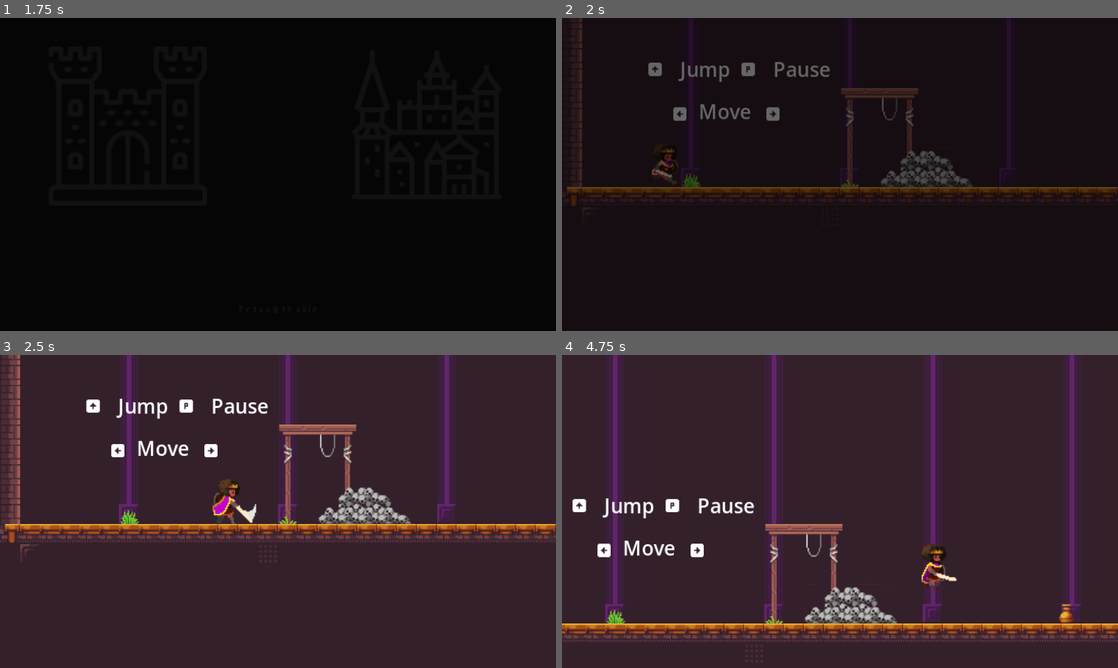
Above: before the commit, frames 1-4 (two rows, left to right).
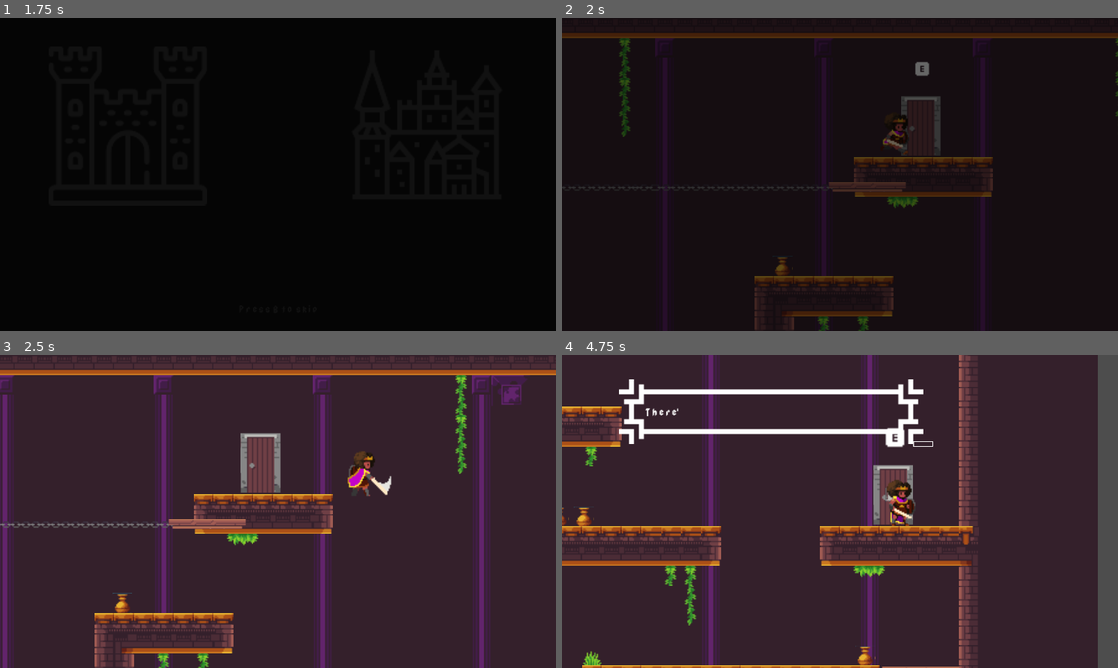
Above: after the commit, the same moments.

Repository: cncarey/MVMMay24
Game: Godot game, scene res://Menus/MainMenu.tscn
Two runs of this game, one before a commit and one after it. Both use one fixed random seed, a clock stepped at 60 frames per second and the inputs below. The engine's default icon, where the game draws it, is replaced by a stand-in: a white triangle on a blue panel in a dark square.
Inputs (mouse positions are in pixels of both pictures, inside the frame that each line leads up to):
- Up to frame 1 (1.75 s): click "Start" at 0.5 s; tap B (Cancel) at 1.25 s; move the mouse to (400, 158) at 1.27 s; hold D (Right) from 1.28 s (still down); tap E (Interact) at 1.35 s; tap Up (Jump) at 1.52 s
- Up to frame 2 (2 s): keep holding D (Right)
- Up to frame 3 (2.5 s): keep holding D (Right); move the mouse to (166, 527) at 2.02 s; tap Space (Accept) at 2.1 s; tap Up (Jump) at 2.27 s; tap E (Interact) at 2.3 s
- Up to frame 4 (4.75 s): move the mouse to (895, 442) at 2.77 s; release D (Right) at 2.78 s; hold A (Left) 2.78-3.53 s; tap E (Interact) at 2.85, 3.6, 4.55 s; move the mouse to (812, 574) at 3.52 s; hold D (Right) from 3.53 s (still down); tap Up (Jump) at 3.77, 4.52 s; move the mouse to (1006, 558) at 4.27 s; hold Space (Accept) from 4.28 s (still down)

Frame 1 is identical in both runs. In frame 2, 12% of the frame differs, in the area x 0-100%, y 0-100%; in frame 3, 23%; in frame 4, 29%.

Commit message:
#21 door pass through sounds and fixed player collisions
#21 door pass through sounds and fixed player collisions

Diff:
--- /dev/null
+++ b/Assets/sounds/GlobalSound.gd
@@ -0,0 +1,15 @@
+extends Node2D
+@onready var sfx_player = $sfxPlayer
+
+
+# Called when the node enters the scene tree for the first time.
+func _ready():
+	pass # Replace with function body.
+
+
+func playTempSound(sfx: VariablePitchAudioStreamPlayer):
+	var ap : VariablePitchAudioStreamPlayer = sfx.duplicate()
+	get_tree().root.add_child(ap)
+	ap.play()
+	await  ap.finished
+	ap.queue_free()
--- /dev/null
+++ b/Assets/sounds/GlobalSound.tscn
@@ -0,0 +1,8 @@
+[gd_scene load_steps=2 format=3 uid="uid://gblqwp4cn1l6"]
+
+[ext_resource type="Script" path="res://Assets/sounds/GlobalSound.gd" id="1_v2t5r"]
+
+[node name="GlobalSound" type="Node2D"]
+script = ExtResource("1_v2t5r")
+
+[node name="sfxPlayer" type="AudioStreamPlayer2D" parent="."]
--- a/Characters/MainCharacter.tscn
+++ b/Characters/MainCharacter.tscn
@@ -642,11 +642,10 @@
 [sub_resource type="RectangleShape2D" id="RectangleShape2D_q5jws"]
 size = Vector2(34, 29)
 
-[sub_resource type="RectangleShape2D" id="RectangleShape2D_jebro"]
+[sub_resource type="CapsuleShape2D" id="CapsuleShape2D_pj2ko"]
 
 [node name="MainPlayer" type="CharacterBody2D"]
-collision_layer = 3
-collision_mask = 3
+collision_layer = 2
 script = ExtResource("1_vig4w")
 
 [node name="CollisionShape2D" type="CollisionShape2D" parent="."]
@@ -683,13 +682,13 @@
 shape = SubResource("RectangleShape2D_q5jws")
 disabled = true
 
+[node name="HurtboxComponent" type="Area2D" parent="."]
+collision_layer = 3
+script = ExtResource("3_s2kgx")
+
+[node name="CollisionShape2D" type="CollisionShape2D" parent="HurtboxComponent"]
+shape = SubResource("CapsuleShape2D_pj2ko")
+
 [node name="VariablePitchAudioStreamPlayer" type="AudioStreamPlayer" parent="."]
 stream = ExtResource("4_hnkur")
 script = ExtResource("5_t3buh")
-
-[node name="HurtboxComponent" type="Area2D" parent="."]
-collision_layer = 3
-script = ExtResource("3_s2kgx")
-
-[node name="CollisionShape2D" type="CollisionShape2D" parent="HurtboxComponent"]
-shape = SubResource("RectangleShape2D_jebro")
--- a/Objects/Door.gd
+++ b/Objects/Door.gd
@@ -9,7 +9,7 @@
 @onready var lock = $lock
 
 @onready var locked_sound = $LockedSound
-@onready var pass_through_sound = $PassThroughSound
+
 @export var speachSound : AudioStream
 @onready var tb_marker = $TBMarker
 
@@ -56,7 +56,5 @@
 				pass
 
 func goThroughDoor():
-	if pass_through_sound != null:
-		pass_through_sound.play_with_variance()
 	Global.lastLocation = returnDoorId
 	goToRoom.emit(destination)
--- a/Objects/Door.tscn
+++ b/Objects/Door.tscn
@@ -1,11 +1,10 @@
-[gd_scene load_steps=9 format=3 uid="uid://bge1gm6xfqgal"]
+[gd_scene load_steps=8 format=3 uid="uid://bge1gm6xfqgal"]
 
 [ext_resource type="Script" path="res://Objects/Door.gd" id="1_vpe03"]
 [ext_resource type="AudioStream" uid="uid://cwmtoy11ahqqc" path="res://Assets/sounds/talk.wav" id="2_0cbc6"]
 [ext_resource type="Texture2D" uid="uid://b1sou16f4qj6" path="res://Assets/villageTiles.png" id="2_nylme"]
 [ext_resource type="PackedScene" uid="uid://bsloe4rthghr6" path="res://Objects/InteractionIndicator.tscn" id="3_6npkr"]
 [ext_resource type="Texture2D" uid="uid://jytq0lfmeqms" path="res://Assets/dungeonTiles.png" id="4_uoge5"]
-[ext_resource type="AudioStream" uid="uid://ba60i5ggykk8h" path="res://Assets/sounds/dorm-door-opening-6038.ogg" id="6_8m0ku"]
 [ext_resource type="Script" path="res://Components/variable_pitch_audio_stream_player.gd" id="7_1pusg"]
 
 [sub_resource type="RectangleShape2D" id="RectangleShape2D_5y4o0"]
@@ -39,11 +38,6 @@
 [node name="LockedSound" type="AudioStreamPlayer" parent="."]
 script = ExtResource("7_1pusg")
 
-[node name="PassThroughSound" type="AudioStreamPlayer" parent="."]
-stream = ExtResource("6_8m0ku")
-bus = &"SFx"
-script = ExtResource("7_1pusg")
-
 [node name="TBMarker" type="Marker2D" parent="."]
 
 [connection signal="body_entered" from="." to="." method="doorEntered"]
--- a/Scenes/a_scene.tscn
+++ b/Scenes/a_scene.tscn
@@ -61,7 +61,7 @@
 doorId = "A_B-1"
 returnDoorId = "B_A-2"
 
-[node name="TBMarker" parent="Doors/Door_B1" index="6"]
+[node name="TBMarker" parent="Doors/Door_B1" index="5"]
 position = Vector2(-99, -17)
 
 [node name="Door_C1" parent="Doors" index="1" instance=ExtResource("2_kti2w")]
@@ -79,7 +79,7 @@
 isOpen = true
 
 [node name="MainPlayer" parent="." index="2"]
-position = Vector2(66.5002, 469.2)
+position = Vector2(637.314, 97.0331)
 
 [node name="Gem_Purple" parent="Gems" index="0" instance=ExtResource("3_uxss0")]
 position = Vector2(43.2386, 43.1133)
--- a/Scenes/c_scene.tscn
+++ b/Scenes/c_scene.tscn
@@ -41,7 +41,6 @@
 
 [node name="MainPlayer" parent="." index="2"]
 position = Vector2(118.1, 281.1)
-collision_layer = 0
 
 [node name="Key" parent="Keys" index="0" instance=ExtResource("3_amomj")]
 position = Vector2(244, 280)
--- a/Scenes/scene_template.gd
+++ b/Scenes/scene_template.gd
@@ -31,6 +31,7 @@
 
 @onready var mainPlayer = $MainPlayer
 
+@onready var pass_through_sound = $PassThroughSound
 
 # Called when the node enters the scene tree for the first time.
 func _ready():
@@ -116,6 +117,8 @@
 	await LevelTransition.fadeToBlack()
 
 	get_tree().paused = false
+	GlobalSound.playTempSound(pass_through_sound)
+	#playTempSound
 	get_tree().change_scene_to_file(_destination)
 	await LevelTransition.fadeFromBlack()
 	pass # Replace with function body.
--- a/Scenes/scene_template.tscn
+++ b/Scenes/scene_template.tscn
@@ -9,6 +9,8 @@
 [ext_resource type="PackedScene" uid="uid://bf0u8fdomeqwh" path="res://UI/map.tscn" id="6_oa3xk"]
 [ext_resource type="AudioStream" uid="uid://bw021j1p7kcwl" path="res://Assets/sounds/Unpause.wav" id="7_vel1b"]
 [ext_resource type="AudioStream" uid="uid://ba0igax8hw3fv" path="res://Assets/sounds/MagicShine.ogg" id="9_o8xb6"]
+[ext_resource type="AudioStream" uid="uid://ba60i5ggykk8h" path="res://Assets/sounds/dorm-door-opening-6038.ogg" id="10_3ib8d"]
+[ext_resource type="Script" path="res://Components/variable_pitch_audio_stream_player.gd" id="11_0ysx7"]
 
 [sub_resource type="AtlasTexture" id="AtlasTexture_j208n"]
 atlas = ExtResource("4_2ltl5")
@@ -162,5 +164,9 @@
 stream = ExtResource("9_o8xb6")
 bus = &"SFx"
 
+[node name="PassThroughSound" type="AudioStreamPlayer" parent="."]
+stream = ExtResource("10_3ib8d")
+script = ExtResource("11_0ysx7")
+
 [connection signal="returnButton" from="UI/PauseMenu/CenterContainer/OptionsContainer" to="." method="resumePressed"]
 [connection signal="pressed" from="UI/PauseMenu/MarginContainer/MapButton" to="." method="openMap"]
--- a/project.godot
+++ b/project.godot
@@ -19,6 +19,7 @@
 
 Global="*res://Global.gd"
 DialougeManager="*res://UI/DialougeManager.gd"
+GlobalSound="*res://Assets/sounds/GlobalSound.tscn"
 LevelTransition="*res://UI/LevelTransition.tscn"
 
 [display]
Not shown, changed: Fonts/Middle.ttf.import
Not shown, changed: Fonts/kenney_mini_square.ttf.import
Not shown: 1 places in Scenes/scene_template.tscn that only renumber resources
